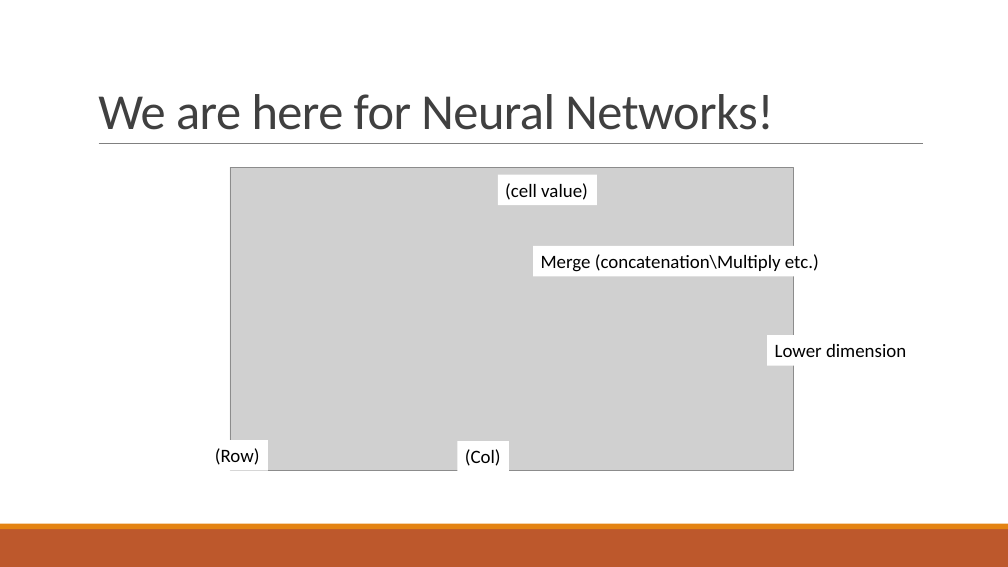
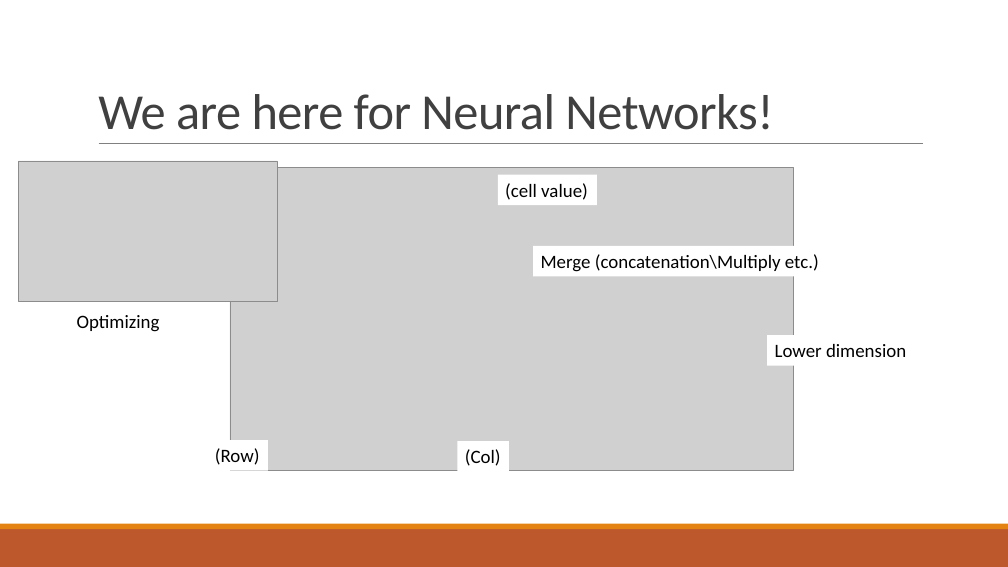
Before and after one commit to goolig/neural_collaborative_filtering, a slide deck: slide 4 of Hands-on slides.pptx. Drawn at 1008x567 pixels with LibreOffice and Linux fonts; fonts in the diff are those of the drawing; grey boxes stand for pictures. Boxes give left, top, right and bottom in pixels: in the first picture for what was removed or moved away, otherwise in the second. Text is boxed around its words. In the diff, an @@ line names an element or a change of style, - is before the commit and + after.

```diff
--- a/Hands-on slides.pptx
+++ b/Hands-on slides.pptx
@@ picture added at (18, 161, 277, 301) @@
@@ text added at (77, 315, 160, 332), 18 pt, text #000000 @@
+Optimizing
```
Also in this commit, not shown: 8 slides added, 3 other files.
